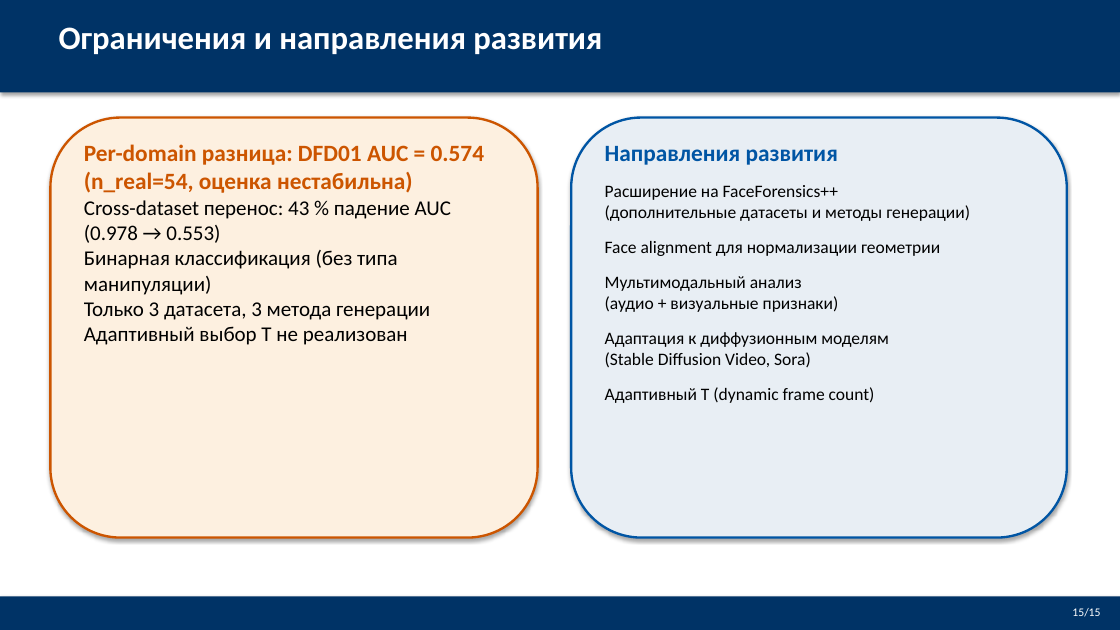
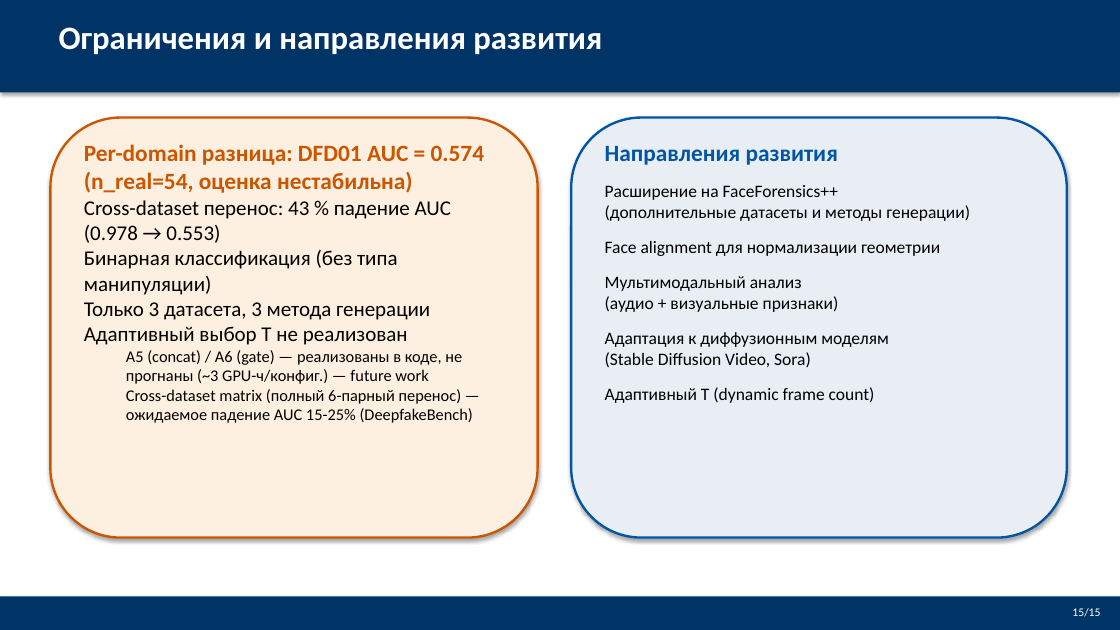
Before and after one commit to Jokeera/deepfake-detection, a slide deck: slide 15 of VKRDoc/Defense_Presentation.pptx. Drawn at 1120x630 pixels with LibreOffice and Linux fonts; fonts in the diff are those of the drawing. Boxes give left, top, right and bottom in pixels: in the first picture for what was removed or moved away, otherwise in the second. Text is boxed around its words. In the diff, an @@ line names an element or a change of style, - is before the commit and + after.

```diff
--- a/VKRDoc/Defense_Presentation.pptx
+++ b/VKRDoc/Defense_Presentation.pptx
@@ text at [126, 350, 473, 423]: paragraphs added @@
+  A5 (concat) / A6 (gate) — реализованы в коде, не прогнаны (~3 GPU-ч/конфиг.) — future work
+  Cross-dataset matrix (полный 6-парный перенос) — ожидаемое падение AUC 15-25% (DeepfakeBench)
```
Also in this commit, not shown: 2 other slides changed, 6 other files.
